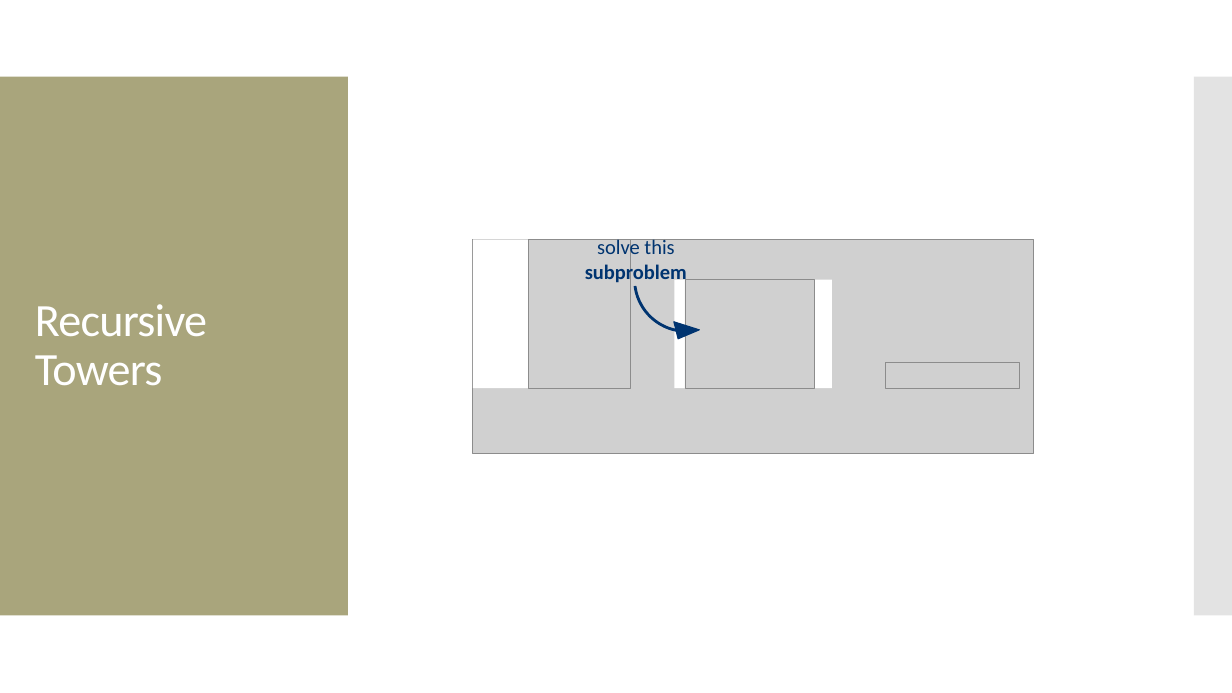
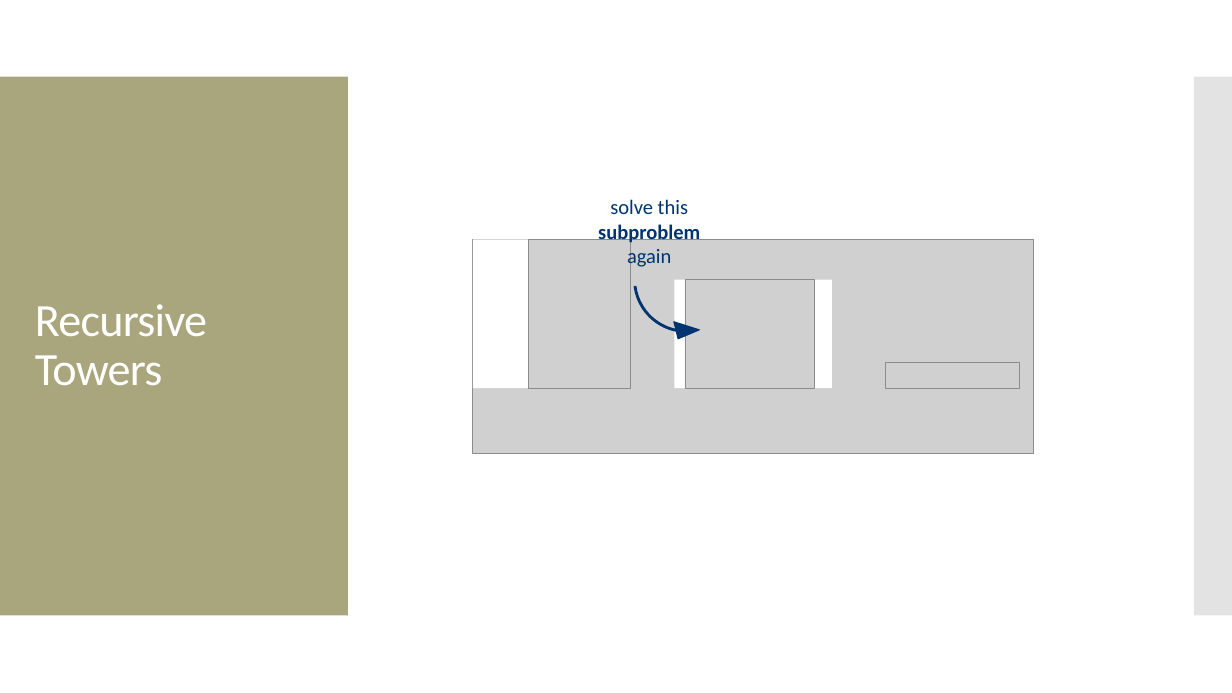
Before and after one commit to amosca01/CAIS117-S24, a slide deck: slide 9 of slides/19-recursion-pt1.pptx (slide 10 before the commit). Drawn at 1232x693 pixels with LibreOffice and Linux fonts; fonts in the diff are those of the drawing; grey boxes stand for pictures. Boxes give left, top, right and bottom in pixels: in the first picture for what was removed or moved away, otherwise in the second. Text is boxed around its words. In the diff, an @@ line names an element or a change of style, - is before the commit and + after.

```diff
--- a/slides/19-recursion-pt1.pptx
+++ b/slides/19-recursion-pt1.pptx
@@ text "solve this": place and size @@
-text "solve this" at bbox=[585, 237, 687, 285]
+text "solve this" at bbox=[598, 199, 700, 269]
@@ text at bbox=[598, 222, 700, 269]: text changed @@
-subproblem
+subproblem again
```
Also in this commit, not shown: 7 other slides changed, 1 slide removed, 5 other files.
